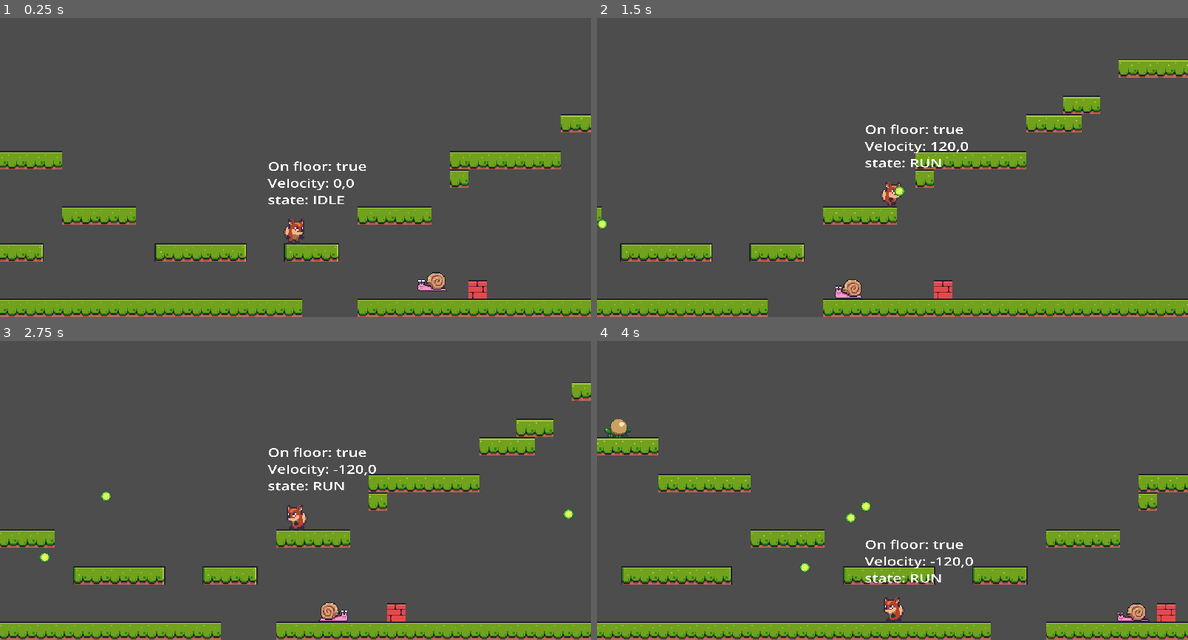
Above: before the commit, frames 1-4 (two rows, left to right).
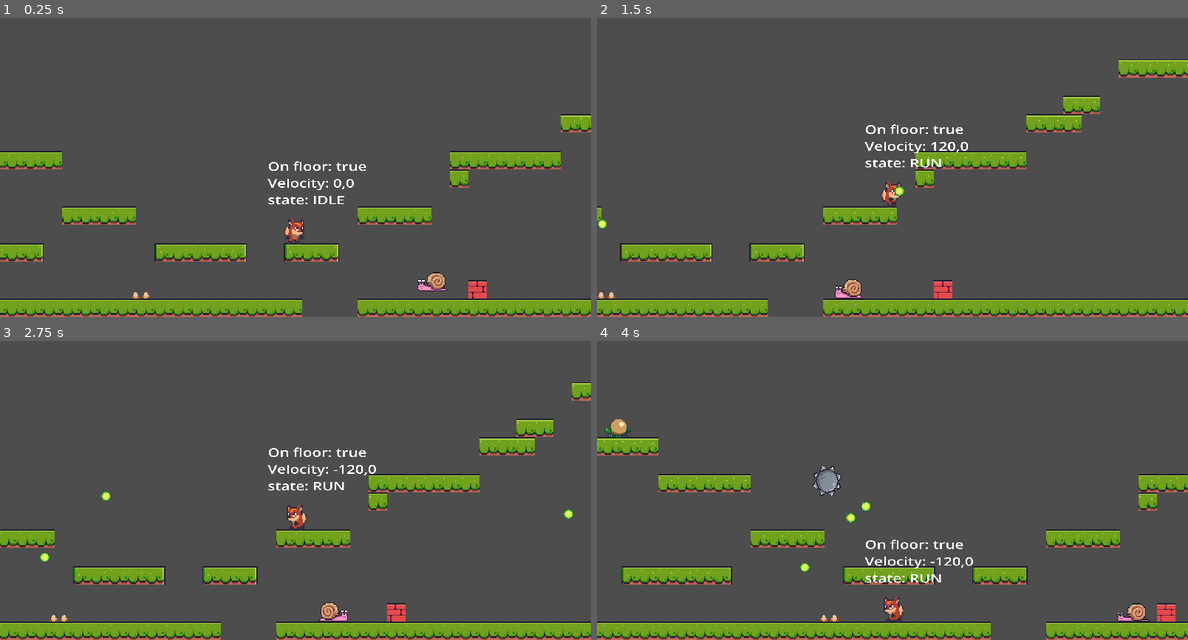
Above: after the commit, the same moments.

Repository: Thifall/Foxy
Game: Godot game, scene res://Scenes/Levels/level_base/level_base.tscn
Two runs of this game, one before a commit and one after it. Both use one fixed random seed, a clock stepped at 60 frames per second and the inputs below.
Inputs:
- Up to frame 1 (0.25 s): no input
- Up to frame 2 (1.5 s): hold Right (Right) from 0.53 s (still down); tap B (bullet) at 0.6 s; tap Up (Jump) at 0.77 s; tap Space (shoot) at 1.35 s
- Up to frame 3 (2.75 s): tap Up (Jump) at 1.52 s; release Right (Right) at 2.03 s; hold Left (Left) from 2.03 s (still down); tap B (bullet) at 2.1 s
- Up to frame 4 (4 s): keep holding Left (Left); tap Space (shoot) at 2.85 s; tap Up (Jump) at 3.02, 3.77 s; tap B (bullet) at 3.6 s

The runs differ from the first frame. In frame 1, less than 0.1% of the frame differs, in the area x 22-26%, y 91-94%; in frame 2, less than 0.1%; in frame 3, less than 0.1%; in frame 4, 0.4%, in the area x 36-42%, y 41-94%.

Commit message:
[jm][+] Added pickups after enemy is killed [jm][+] Added floor spikes scene, added spiked ball scene, [jm][*] Introduced new features/enemies/dangers to test level

Diff:
--- /dev/null
+++ b/Scenes/BallSpike/ball_spike.gd
@@ -0,0 +1,9 @@
+extends PathFollow2D
+
+@export var speed: float = 0.05
+@export var spinSpeed: float = 400.0
+
+# Called every frame. 'delta' is the elapsed time since the previous frame.
+func _process(delta: float) -> void:
+	progress_ratio += speed * delta
+	rotation_degrees += spinSpeed * delta
--- /dev/null
+++ b/Scenes/BallSpike/ball_spike.tscn
@@ -0,0 +1,21 @@
+[gd_scene load_steps=4 format=3 uid="uid://bpqscdoamnvdj"]
+
+[ext_resource type="Script" path="res://Scenes/BallSpike/ball_spike.gd" id="1_1wfoa"]
+[ext_resource type="Texture2D" uid="uid://opfkcov133t3" path="res://assets/danger/spiked_ball.png" id="1_vmxfd"]
+
+[sub_resource type="CircleShape2D" id="CircleShape2D_bjxre"]
+radius = 12.0
+
+[node name="BallSpike" type="PathFollow2D"]
+rotates = false
+script = ExtResource("1_1wfoa")
+
+[node name="Sprite2D" type="Sprite2D" parent="."]
+texture = ExtResource("1_vmxfd")
+
+[node name="HitBox" type="Area2D" parent="."]
+collision_layer = 4
+collision_mask = 0
+
+[node name="CollisionShape2D" type="CollisionShape2D" parent="HitBox"]
+shape = SubResource("CircleShape2D_bjxre")
--- a/Scenes/Enemies/enemy_base.gd
+++ b/Scenes/Enemies/enemy_base.gd
@@ -31,6 +31,7 @@
 	hide()
 	#other stuff
 	SignalManager.onCreateObject.emit(global_position, Constants.ObjectType.EXPLOSION)
+	SignalManager.onCreateObject.emit(global_position, Constants.ObjectType.PICKUP)
 	queue_free()
 
 func _on_hit_box_area_entered(area: Area2D) -> void:
--- /dev/null
+++ b/Scenes/FloorSpike/floor_spike.tscn
@@ -0,0 +1,17 @@
+[gd_scene load_steps=3 format=3 uid="uid://ckfkm581263ph"]
+
+[ext_resource type="Texture2D" uid="uid://d0caugub8a5av" path="res://assets/danger/floor_spikes.png" id="1_e8h48"]
+
+[sub_resource type="RectangleShape2D" id="RectangleShape2D_fdky2"]
+size = Vector2(14, 7)
+
+[node name="FloorSpike" type="Area2D"]
+collision_layer = 4
+collision_mask = 0
+
+[node name="Sprite2D" type="Sprite2D" parent="."]
+texture = ExtResource("1_e8h48")
+
+[node name="CollisionShape2D" type="CollisionShape2D" parent="."]
+position = Vector2(0, -3.5)
+shape = SubResource("RectangleShape2D_fdky2")
--- /dev/null
+++ b/Scenes/FruitPickUp/fruit_pick_up.gd
@@ -0,0 +1,39 @@
+extends Area2D
+
+@onready var animated_sprite_2d: AnimatedSprite2D = $AnimatedSprite2D
+
+const GRAVITY: float = 160.0
+const JUMP: float = -180
+const POINTS: int = 2
+
+var _startY: float
+var _speedY: float = JUMP
+# Called when the node enters the scene tree for the first time.
+func _ready() -> void:
+	_startY = position.y
+	var animationsList: Array[String] = []
+	animationsList.append_array(animated_sprite_2d.sprite_frames.get_animation_names())
+	#for an in animated_sprite_2d.sprite_frames.get_animation_names():
+		#animationsList.push_back(an)
+	animated_sprite_2d.animation  = animationsList.pick_random()
+
+
+# Called every frame. 'delta' is the elapsed time since the previous frame.
+func _process(delta: float) -> void:
+	position.y += _speedY * delta
+	_speedY += gravity * delta
+	if position.y > _startY:
+		set_process(false)
+
+func remove_me():
+	hide()
+	queue_free()
+
+
+func _on_lifespan_timer_timeout() -> void:
+	remove_me()
+
+
+func _on_area_entered(area: Area2D) -> void:
+	SignalManager.onPickupPicked.emit(POINTS)
+	remove_me()
--- /dev/null
+++ b/Scenes/FruitPickUp/fruit_pick_up.tscn
@@ -0,0 +1,531 @@
+[gd_scene load_steps=76 format=3 uid="uid://cijowcinuixqa"]
+
+[ext_resource type="Texture2D" uid="uid://bs3u4tgqfcelx" path="res://assets/items/Bananas.png" id="1_a570t"]
+[ext_resource type="Script" path="res://Scenes/FruitPickUp/fruit_pick_up.gd" id="1_f2gmy"]
+[ext_resource type="Texture2D" uid="uid://dquh8gpgk2u5a" path="res://assets/items/Cherries.png" id="2_x4cex"]
+[ext_resource type="Texture2D" uid="uid://xwt6j0gmkqja" path="res://assets/items/Kiwi.png" id="3_ssvps"]
+[ext_resource type="Texture2D" uid="uid://dx8mawqekr8ip" path="res://assets/items/Melon.png" id="4_x1365"]
+
+[sub_resource type="AtlasTexture" id="AtlasTexture_jjw5g"]
+atlas = ExtResource("1_a570t")
+region = Rect2(0, 0, 32, 32)
+
+[sub_resource type="AtlasTexture" id="AtlasTexture_kx7vk"]
+atlas = ExtResource("1_a570t")
+region = Rect2(32, 0, 32, 32)
+
+[sub_resource type="AtlasTexture" id="AtlasTexture_og4wf"]
+atlas = ExtResource("1_a570t")
+region = Rect2(64, 0, 32, 32)
+
+[sub_resource type="AtlasTexture" id="AtlasTexture_flfge"]
+atlas = ExtResource("1_a570t")
+region = Rect2(96, 0, 32, 32)
+
+[sub_resource type="AtlasTexture" id="AtlasTexture_syx6w"]
+atlas = ExtResource("1_a570t")
+region = Rect2(128, 0, 32, 32)
+
+[sub_resource type="AtlasTexture" id="AtlasTexture_sx0tp"]
+atlas = ExtResource("1_a570t")
+region = Rect2(160, 0, 32, 32)
+
+[sub_resource type="AtlasTexture" id="AtlasTexture_txkir"]
+atlas = ExtResource("1_a570t")
+region = Rect2(192, 0, 32, 32)
+
+[sub_resource type="AtlasTexture" id="AtlasTexture_1852m"]
+atlas = ExtResource("1_a570t")
+region = Rect2(224, 0, 32, 32)
+
+[sub_resource type="AtlasTexture" id="AtlasTexture_cmkue"]
+atlas = ExtResource("1_a570t")
+region = Rect2(256, 0, 32, 32)
+
+[sub_resource type="AtlasTexture" id="AtlasTexture_f4m7y"]
+atlas = ExtResource("1_a570t")
+region = Rect2(288, 0, 32, 32)
+
+[sub_resource type="AtlasTexture" id="AtlasTexture_0vtqg"]
+atlas = ExtResource("1_a570t")
+region = Rect2(320, 0, 32, 32)
+
+[sub_resource type="AtlasTexture" id="AtlasTexture_gkl0w"]
+atlas = ExtResource("1_a570t")
+region = Rect2(352, 0, 32, 32)
+
+[sub_resource type="AtlasTexture" id="AtlasTexture_lgb62"]
+atlas = ExtResource("1_a570t")
+region = Rect2(384, 0, 32, 32)
+
+[sub_resource type="AtlasTexture" id="AtlasTexture_i43ie"]
+atlas = ExtResource("1_a570t")
+region = Rect2(416, 0, 32, 32)
+
+[sub_resource type="AtlasTexture" id="AtlasTexture_lwya2"]
+atlas = ExtResource("1_a570t")
+region = Rect2(448, 0, 32, 32)
+
+[sub_resource type="AtlasTexture" id="AtlasTexture_f53eb"]
+atlas = ExtResource("1_a570t")
+region = Rect2(480, 0, 32, 32)
+
+[sub_resource type="AtlasTexture" id="AtlasTexture_b4cfe"]
+atlas = ExtResource("1_a570t")
+region = Rect2(512, 0, 32, 32)
+
+[sub_resource type="AtlasTexture" id="AtlasTexture_rf07w"]
+atlas = ExtResource("2_x4cex")
+region = Rect2(0, 0, 32, 32)
+
+[sub_resource type="AtlasTexture" id="AtlasTexture_r2mfk"]
+atlas = ExtResource("2_x4cex")
+region = Rect2(32, 0, 32, 32)
+
+[sub_resource type="AtlasTexture" id="AtlasTexture_swhk7"]
+atlas = ExtResource("2_x4cex")
+region = Rect2(64, 0, 32, 32)
+
+[sub_resource type="AtlasTexture" id="AtlasTexture_0441w"]
+atlas = ExtResource("2_x4cex")
+region = Rect2(96, 0, 32, 32)
+
+[sub_resource type="AtlasTexture" id="AtlasTexture_f8c3c"]
+atlas = ExtResource("2_x4cex")
+region = Rect2(128, 0, 32, 32)
+
+[sub_resource type="AtlasTexture" id="AtlasTexture_uxbah"]
+atlas = ExtResource("2_x4cex")
+region = Rect2(160, 0, 32, 32)
+
+[sub_resource type="AtlasTexture" id="AtlasTexture_5i4f8"]
+atlas = ExtResource("2_x4cex")
+region = Rect2(192, 0, 32, 32)
+
+[sub_resource type="AtlasTexture" id="AtlasTexture_brg55"]
+atlas = ExtResource("2_x4cex")
+region = Rect2(224, 0, 32, 32)
+
+[sub_resource type="AtlasTexture" id="AtlasTexture_8dbuf"]
+atlas = ExtResource("2_x4cex")
+region = Rect2(256, 0, 32, 32)
+
+[sub_resource type="AtlasTexture" id="AtlasTexture_632x1"]
+atlas = ExtResource("2_x4cex")
+region = Rect2(288, 0, 32, 32)
+
+[sub_resource type="AtlasTexture" id="AtlasTexture_q8vmp"]
+atlas = ExtResource("2_x4cex")
+region = Rect2(320, 0, 32, 32)
+
+[sub_resource type="AtlasTexture" id="AtlasTexture_xnks2"]
+atlas = ExtResource("2_x4cex")
+region = Rect2(352, 0, 32, 32)
+
+[sub_resource type="AtlasTexture" id="AtlasTexture_kh0e3"]
+atlas = ExtResource("2_x4cex")
+region = Rect2(384, 0, 32, 32)
+
+[sub_resource type="AtlasTexture" id="AtlasTexture_reaks"]
+atlas = ExtResource("2_x4cex")
+region = Rect2(416, 0, 32, 32)
+
+[sub_resource type="AtlasTexture" id="AtlasTexture_f1cng"]
+atlas = ExtResource("2_x4cex")
+region = Rect2(448, 0, 32, 32)
+
+[sub_resource type="AtlasTexture" id="AtlasTexture_avgvr"]
+atlas = ExtResource("2_x4cex")
+region = Rect2(480, 0, 32, 32)
+
+[sub_resource type="AtlasTexture" id="AtlasTexture_hvyjm"]
+atlas = ExtResource("2_x4cex")
+region = Rect2(512, 0, 32, 32)
+
+[sub_resource type="AtlasTexture" id="AtlasTexture_74ubv"]
+atlas = ExtResource("3_ssvps")
+region = Rect2(0, 0, 32, 32)
+
+[sub_resource type="AtlasTexture" id="AtlasTexture_2a2kd"]
+atlas = ExtResource("3_ssvps")
+region = Rect2(32, 0, 32, 32)
+
+[sub_resource type="AtlasTexture" id="AtlasTexture_4h7s4"]
+atlas = ExtResource("3_ssvps")
+region = Rect2(64, 0, 32, 32)
+
+[sub_resource type="AtlasTexture" id="AtlasTexture_hs0xy"]
+atlas = ExtResource("3_ssvps")
+region = Rect2(96, 0, 32, 32)
+
+[sub_resource type="AtlasTexture" id="AtlasTexture_qjicy"]
+atlas = ExtResource("3_ssvps")
+region = Rect2(128, 0, 32, 32)
+
+[sub_resource type="AtlasTexture" id="AtlasTexture_s4apg"]
+atlas = ExtResource("3_ssvps")
+region = Rect2(160, 0, 32, 32)
+
+[sub_resource type="AtlasTexture" id="AtlasTexture_3osdc"]
+atlas = ExtResource("3_ssvps")
+region = Rect2(192, 0, 32, 32)
+
+[sub_resource type="AtlasTexture" id="AtlasTexture_0pmxv"]
+atlas = ExtResource("3_ssvps")
+region = Rect2(224, 0, 32, 32)
+
+[sub_resource type="AtlasTexture" id="AtlasTexture_0khfn"]
+atlas = ExtResource("3_ssvps")
+region = Rect2(256, 0, 32, 32)
+
+[sub_resource type="AtlasTexture" id="AtlasTexture_03ha0"]
+atlas = ExtResource("3_ssvps")
+region = Rect2(288, 0, 32, 32)
+
+[sub_resource type="AtlasTexture" id="AtlasTexture_eang0"]
+atlas = ExtResource("3_ssvps")
+region = Rect2(320, 0, 32, 32)
+
+[sub_resource type="AtlasTexture" id="AtlasTexture_0n08q"]
+atlas = ExtResource("3_ssvps")
+region = Rect2(352, 0, 32, 32)
+
+[sub_resource type="AtlasTexture" id="AtlasTexture_t3j18"]
+atlas = ExtResource("3_ssvps")
+region = Rect2(384, 0, 32, 32)
+
+[sub_resource type="AtlasTexture" id="AtlasTexture_gr2yp"]
+atlas = ExtResource("3_ssvps")
+region = Rect2(416, 0, 32, 32)
+
+[sub_resource type="AtlasTexture" id="AtlasTexture_r5tq6"]
+atlas = ExtResource("3_ssvps")
+region = Rect2(448, 0, 32, 32)
+
+[sub_resource type="AtlasTexture" id="AtlasTexture_ed850"]
+atlas = ExtResource("3_ssvps")
+region = Rect2(480, 0, 32, 32)
+
+[sub_resource type="AtlasTexture" id="AtlasTexture_pggfc"]
+atlas = ExtResource("3_ssvps")
+region = Rect2(512, 0, 32, 32)
+
+[sub_resource type="AtlasTexture" id="AtlasTexture_4xs3w"]
+atlas = ExtResource("4_x1365")
+region = Rect2(0, 0, 32, 32)
+
+[sub_resource type="AtlasTexture" id="AtlasTexture_3egmr"]
+atlas = ExtResource("4_x1365")
+region = Rect2(32, 0, 32, 32)
+
+[sub_resource type="AtlasTexture" id="AtlasTexture_ejyqt"]
+atlas = ExtResource("4_x1365")
+region = Rect2(64, 0, 32, 32)
+
+[sub_resource type="AtlasTexture" id="AtlasTexture_6qnxf"]
+atlas = ExtResource("4_x1365")
+region = Rect2(96, 0, 32, 32)
+
+[sub_resource type="AtlasTexture" id="AtlasTexture_rpfsj"]
+atlas = ExtResource("4_x1365")
+region = Rect2(128, 0, 32, 32)
+
+[sub_resource type="AtlasTexture" id="AtlasTexture_y1jpy"]
+atlas = ExtResource("4_x1365")
+region = Rect2(160, 0, 32, 32)
+
+[sub_resource type="AtlasTexture" id="AtlasTexture_02pyw"]
+atlas = ExtResource("4_x1365")
+region = Rect2(192, 0, 32, 32)
+
+[sub_resource type="AtlasTexture" id="AtlasTexture_k4fwh"]
+atlas = ExtResource("4_x1365")
+region = Rect2(224, 0, 32, 32)
+
+[sub_resource type="AtlasTexture" id="AtlasTexture_hyy32"]
+atlas = ExtResource("4_x1365")
+region = Rect2(256, 0, 32, 32)
+
+[sub_resource type="AtlasTexture" id="AtlasTexture_urvjj"]
+atlas = ExtResource("4_x1365")
+region = Rect2(288, 0, 32, 32)
+
+[sub_resource type="AtlasTexture" id="AtlasTexture_677p5"]
+atlas = ExtResource("4_x1365")
+region = Rect2(320, 0, 32, 32)
+
+[sub_resource type="AtlasTexture" id="AtlasTexture_ln28j"]
+atlas = ExtResource("4_x1365")
+region = Rect2(352, 0, 32, 32)
+
+[sub_resource type="AtlasTexture" id="AtlasTexture_l11hv"]
+atlas = ExtResource("4_x1365")
+region = Rect2(384, 0, 32, 32)
+
+[sub_resource type="AtlasTexture" id="AtlasTexture_1wvr6"]
+atlas = ExtResource("4_x1365")
+region = Rect2(416, 0, 32, 32)
+
+[sub_resource type="AtlasTexture" id="AtlasTexture_4arrh"]
+atlas = ExtResource("4_x1365")
+region = Rect2(448, 0, 32, 32)
+
+[sub_resource type="AtlasTexture" id="AtlasTexture_j5j03"]
+atlas = ExtResource("4_x1365")
+region = Rect2(480, 0, 32, 32)
+
+[sub_resource type="AtlasTexture" id="AtlasTexture_bfknj"]
+atlas = ExtResource("4_x1365")
+region = Rect2(512, 0, 32, 32)
+
+[sub_resource type="SpriteFrames" id="SpriteFrames_ohwxd"]
+animations = [{
+"frames": [{
+"duration": 1.0,
+"texture": SubResource("AtlasTexture_jjw5g")
+}, {
+"duration": 1.0,
+"texture": SubResource("AtlasTexture_kx7vk")
+}, {
+"duration": 1.0,
+"texture": SubResource("AtlasTexture_og4wf")
+}, {
+"duration": 1.0,
+"texture": SubResource("AtlasTexture_flfge")
+}, {
+"duration": 1.0,
+"texture": SubResource("AtlasTexture_syx6w")
+}, {
+"duration": 1.0,
+"texture": SubResource("AtlasTexture_sx0tp")
+}, {
+"duration": 1.0,
+"texture": SubResource("AtlasTexture_txkir")
+}, {
+"duration": 1.0,
+"texture": SubResource("AtlasTexture_1852m")
+}, {
+"duration": 1.0,
+"texture": SubResource("AtlasTexture_cmkue")
+}, {
+"duration": 1.0,
+"texture": SubResource("AtlasTexture_f4m7y")
+}, {
+"duration": 1.0,
+"texture": SubResource("AtlasTexture_0vtqg")
+}, {
+"duration": 1.0,
+"texture": SubResource("AtlasTexture_gkl0w")
+}, {
+"duration": 1.0,
+"texture": SubResource("AtlasTexture_lgb62")
+}, {
+"duration": 1.0,
+"texture": SubResource("AtlasTexture_i43ie")
+}, {
+"duration": 1.0,
+"texture": SubResource("AtlasTexture_lwya2")
+}, {
+"duration": 1.0,
+"texture": SubResource("AtlasTexture_f53eb")
+}, {
+"duration": 1.0,
+"texture": SubResource("AtlasTexture_b4cfe")
+}],
+"loop": true,
+"name": &"banana",
+"speed": 17.0
+}, {
+"frames": [{
+"duration": 1.0,
+"texture": SubResource("AtlasTexture_rf07w")
+}, {
+"duration": 1.0,
+"texture": SubResource("AtlasTexture_r2mfk")
+}, {
+"duration": 1.0,
+"texture": SubResource("AtlasTexture_swhk7")
+}, {
+"duration": 1.0,
+"texture": SubResource("AtlasTexture_0441w")
+}, {
+"duration": 1.0,
+"texture": SubResource("AtlasTexture_f8c3c")
+}, {
+"duration": 1.0,
+"texture": SubResource("AtlasTexture_uxbah")
+}, {
+"duration": 1.0,
+"texture": SubResource("AtlasTexture_5i4f8")
+}, {
+"duration": 1.0,
+"texture": SubResource("AtlasTexture_brg55")
+}, {
+"duration": 1.0,
+"texture": SubResource("AtlasTexture_8dbuf")
+}, {
+"duration": 1.0,
+"texture": SubResource("AtlasTexture_632x1")
+}, {
+"duration": 1.0,
+"texture": SubResource("AtlasTexture_q8vmp")
+}, {
+"duration": 1.0,
+"texture": SubResource("AtlasTexture_xnks2")
+}, {
+"duration": 1.0,
+"texture": SubResource("AtlasTexture_kh0e3")
+}, {
+"duration": 1.0,
+"texture": SubResource("AtlasTexture_reaks")
+}, {
+"duration": 1.0,
+"texture": SubResource("AtlasTexture_f1cng")
+}, {
+"duration": 1.0,
+"texture": SubResource("AtlasTexture_avgvr")
+}, {
+"duration": 1.0,
+"texture": SubResource("AtlasTexture_hvyjm")
+}],
+"loop": true,
+"name": &"cherry",
+"speed": 17.0
+}, {
+"frames": [{
+"duration": 1.0,
+"texture": SubResource("AtlasTexture_74ubv")
+}, {
+"duration": 1.0,
+"texture": SubResource("AtlasTexture_2a2kd")
+}, {
+"duration": 1.0,
+"texture": SubResource("AtlasTexture_4h7s4")
+}, {
+"duration": 1.0,
+"texture": SubResource("AtlasTexture_hs0xy")
+}, {
+"duration": 1.0,
+"texture": SubResource("AtlasTexture_qjicy")
+}, {
+"duration": 1.0,
+"texture": SubResource("AtlasTexture_s4apg")
+}, {
+"duration": 1.0,
+"texture": SubResource("AtlasTexture_3osdc")
+}, {
+"duration": 1.0,
+"texture": SubResource("AtlasTexture_0pmxv")
+}, {
+"duration": 1.0,
+"texture": SubResource("AtlasTexture_0khfn")
+}, {
+"duration": 1.0,
+"texture": SubResource("AtlasTexture_03ha0")
+}, {
+"duration": 1.0,
+"texture": SubResource("AtlasTexture_eang0")
+}, {
+"duration": 1.0,
+"texture": SubResource("AtlasTexture_0n08q")
+}, {
+"duration": 1.0,
+"texture": SubResource("AtlasTexture_t3j18")
+}, {
+"duration": 1.0,
+"texture": SubResource("AtlasTexture_gr2yp")
+}, {
+"duration": 1.0,
+"texture": SubResource("AtlasTexture_r5tq6")
+}, {
+"duration": 1.0,
+"texture": SubResource("AtlasTexture_ed850")
+}, {
+"duration": 1.0,
+"texture": SubResource("AtlasTexture_pggfc")
+}],
+"loop": true,
+"name": &"kiwi",
+"speed": 17.0
+}, {
+"frames": [{
+"duration": 1.0,
+"texture": SubResource("AtlasTexture_4xs3w")
+}, {
+"duration": 1.0,
+"texture": SubResource("AtlasTexture_3egmr")
+}, {
+"duration": 1.0,
+"texture": SubResource("AtlasTexture_ejyqt")
+}, {
+"duration": 1.0,
+"texture": SubResource("AtlasTexture_6qnxf")
+}, {
+"duration": 1.0,
+"texture": SubResource("AtlasTexture_rpfsj")
+}, {
+"duration": 1.0,
+"texture": SubResource("AtlasTexture_y1jpy")
+}, {
+"duration": 1.0,
+"texture": SubResource("AtlasTexture_02pyw")
+}, {
+"duration": 1.0,
+"texture": SubResource("AtlasTexture_k4fwh")
+}, {
+"duration": 1.0,
+"texture": SubResource("AtlasTexture_hyy32")
+}, {
+"duration": 1.0,
+"texture": SubResource("AtlasTexture_urvjj")
+}, {
+"duration": 1.0,
+"texture": SubResource("AtlasTexture_677p5")
+}, {
+"duration": 1.0,
+"texture": SubResource("AtlasTexture_ln28j")
+}, {
+"duration": 1.0,
+"texture": SubResource("AtlasTexture_l11hv")
+}, {
+"duration": 1.0,
+"texture": SubResource("AtlasTexture_1wvr6")
+}, {
+"duration": 1.0,
+"texture": SubResource("AtlasTexture_4arrh")
+}, {
+"duration": 1.0,
+"texture": SubResource("AtlasTexture_j5j03")
+}, {
+"duration": 1.0,
+"texture": SubResource("AtlasTexture_bfknj")
+}],
+"loop": true,
+"name": &"watermelon",
+"speed": 17.0
+}]
+
+[sub_resource type="CircleShape2D" id="CircleShape2D_t8jn5"]
+radius = 8.0
+
+[node name="FruitPickUp" type="Area2D"]
+collision_layer = 0
+collision_mask = 2
+script = ExtResource("1_f2gmy")
+
+[node name="AnimatedSprite2D" type="AnimatedSprite2D" parent="."]
+sprite_frames = SubResource("SpriteFrames_ohwxd")
+animation = &"banana"
+frame = 2
+frame_progress = 0.971401
+
+[node name="CollisionShape2D" type="CollisionShape2D" parent="."]
+shape = SubResource("CircleShape2D_t8jn5")
+
+[node name="LifespanTimer" type="Timer" parent="."]
+wait_time = 4.0
+one_shot = true
+autostart = true
+
+[connection signal="area_entered" from="." to="." method="_on_area_entered"]
+[connection signal="timeout" from="LifespanTimer" to="." method="_on_lifespan_timer_timeout"]
--- a/Scenes/Levels/level_base/level_base.tscn
+++ b/Scenes/Levels/level_base/level_base.tscn
@@ -7,6 +7,8 @@
 [ext_resource type="PackedScene" uid="uid://b8kvf1jev1how" path="res://Scenes/Enemies/snail/snail.tscn" id="5_5hvcd"]
 [ext_resource type="PackedScene" uid="uid://b2qnxetitoola" path="res://Scenes/Enemies/frog/frog.tscn" id="6_ke400"]
 [ext_resource type="PackedScene" uid="uid://cn6chdadfcdck" path="res://Scenes/Enemies/Eagle/eagle.tscn" id="7_8xgex"]
+[ext_resource type="PackedScene" uid="uid://bpqscdoamnvdj" path="res://Scenes/BallSpike/ball_spike.tscn" id="8_5feyi"]
+[ext_resource type="PackedScene" uid="uid://ckfkm581263ph" path="res://Scenes/FloorSpike/floor_spike.tscn" id="9_yfvs6"]
 
 [sub_resource type="TileSetAtlasSource" id="TileSetAtlasSource_6vqvf"]
 texture = ExtResource("1_ewv22")
@@ -216,6 +218,12 @@
 physics_layer_0/collision_mask = 0
 sources/0 = SubResource("TileSetAtlasSource_6vqvf")
 
+[sub_resource type="Curve2D" id="Curve2D_xp8in"]
+_data = {
+"points": PackedVector2Array(-7, -37.6433, 7, 37.6433, -269, -78.0409, -37, 30.2982, 37, -30.2982, -17, -87.2222, 0, 0, 0, 0, -13, -144.146, 90, 11.0175, -90, -11.0175, -158, -213.006, 0, 0, 0, 0, -237, -255.24, 9, 22.9532, -9, -22.9532, -238, -315.836, 29, -37.6433, -29, 37.6433, -530, -318.591, -42, -35.807, 42, 35.807, -524, -162.509, -78, -22.0351, 78, 22.0351, -398, -167.099, -27, -0.918129, 27, 0.918129, -269, -78.0409)
+}
+point_count = 10
+
 [node name="LevelBase" type="Node2D"]
 script = ExtResource("1_fkp08")
 
@@ -240,3 +248,19 @@
 
 [node name="Eagle" parent="Enemies" instance=ExtResource("7_8xgex")]
 position = Vector2(-247, -336)
+
+[node name="Paths" type="Node2D" parent="."]
+
+[node name="Path2D" type="Path2D" parent="Paths"]
+position = Vector2(87, -27)
+scale = Vector2(1, 1.08917)
+curve = SubResource("Curve2D_xp8in")
+
+[node name="BallSpike" parent="Paths/Path2D" instance=ExtResource("8_5feyi")]
+position = Vector2(-269, -78.0409)
+
+[node name="Dangers" type="Node2D" parent="."]
+z_index = -1
+
+[node name="FloorSpike" parent="Dangers" instance=ExtResource("9_yfvs6")]
+position = Vector2(84, -14)
--- a/Scenes/ObjectMaker/object_maker.gd
+++ b/Scenes/ObjectMaker/object_maker.gd
@@ -4,6 +4,7 @@
 	Constants.ObjectType.BULLET_PLAYER:preload("res://Scenes/BulletBase/BulletPlayer.tscn"),
 	Constants.ObjectType.BULLET_ENEMY:preload("res://Scenes/BulletBase/BulletEnemy.tscn"),
 	Constants.ObjectType.EXPLOSION: preload("res://Scenes/Explosion/explosion.tscn"),
+	Constants.ObjectType.PICKUP: preload("res://Scenes/FruitPickUp/fruit_pick_up.tscn"),
 }
 
 # Called when the node enters the scene tree for the first time.
--- a/Singletons/SignalManager.gd
+++ b/Singletons/SignalManager.gd
@@ -4,3 +4,5 @@
 	objectType: Constants.ObjectType)
 
 signal onCreateObject(position: Vector2, objectType: Constants.ObjectType)
+
+signal onPickupPicked(points: int)
Not shown: 1 places in Scenes/Levels/level_base/level_base.tscn that only renumber resources
